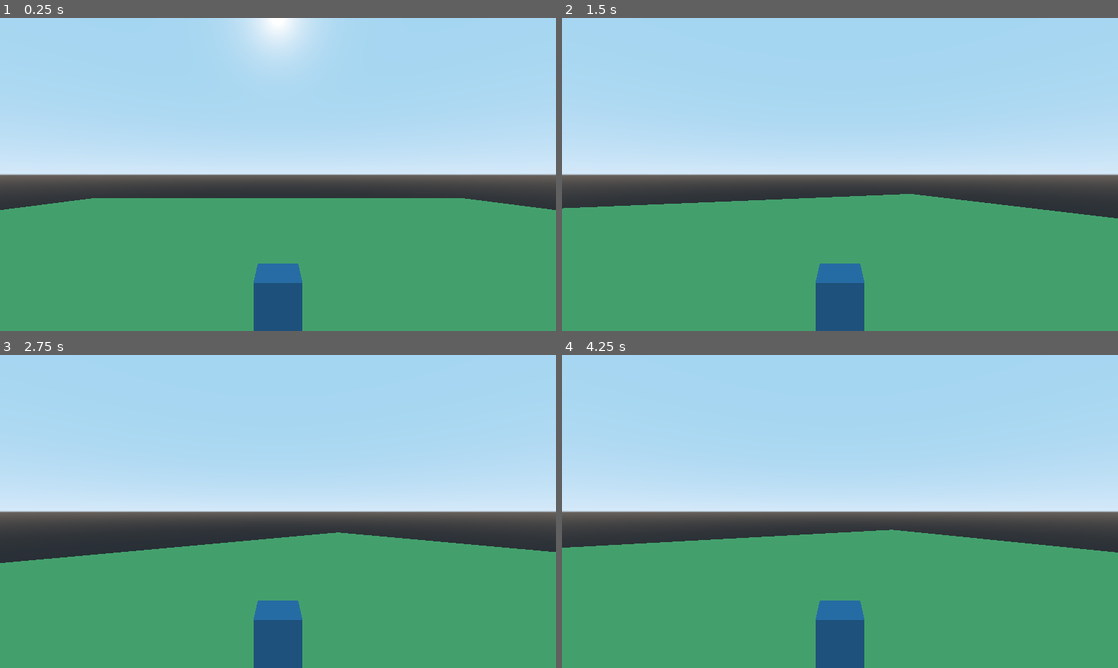
Above: before the commit, frames 1-4 (two rows, left to right).
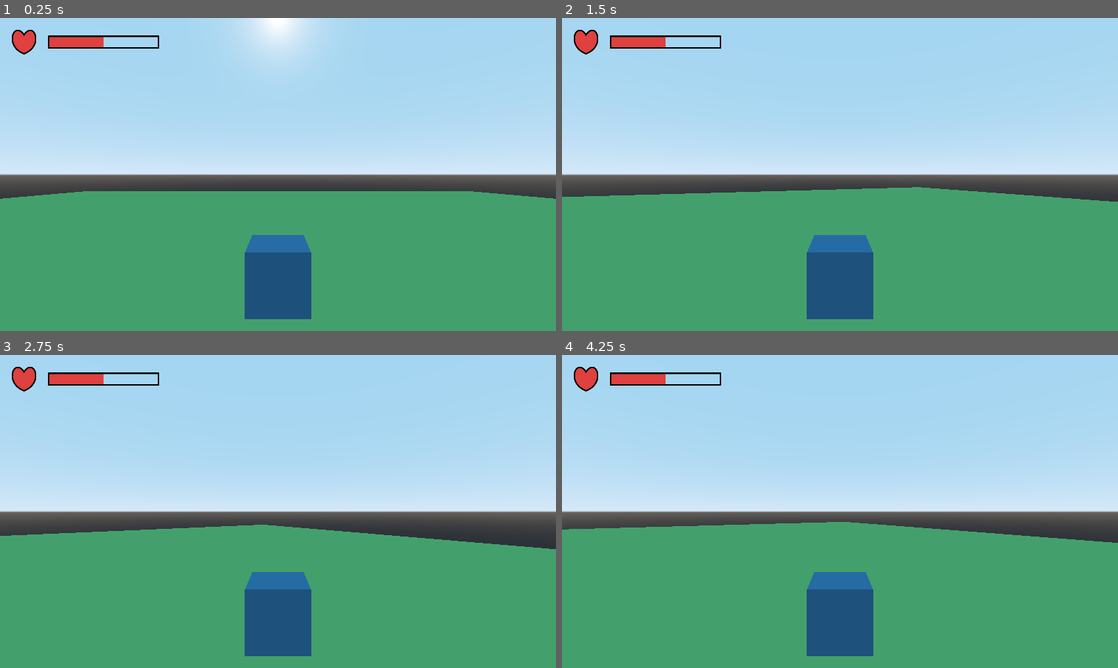
Above: after the commit, the same moments.

Repository: 9StarStudiosIn/Project-Sadabahar
Game: Godot game, scene res://Scenes/World.tscn
Two runs of this game, one before a commit and one after it. Both use one fixed random seed, a clock stepped at 60 frames per second and the inputs below.
Inputs:
- Up to frame 1 (0.25 s): no input
- Up to frame 2 (1.5 s): tap Enter at 0.5 s; hold D (walk_right) 0.53-1.28 s; hold Shift (rotate_player) 0.53-1.28 s; hold S (walk_backward) from 1.28 s (still down); tap Shift (rotate_player) at 1.35 s
- Up to frame 3 (2.75 s): release S (walk_backward) at 2.03 s; hold D (walk_right) from 2.03 s (still down); hold Shift (rotate_player) from 2.03 s (still down)
- Up to frame 4 (4.25 s): release D (walk_right) at 2.78 s; release Shift (rotate_player) at 2.78 s; hold W (walk_forward) 2.78-3.53 s; tap Shift (rotate_player) at 2.85 s; hold A (walk_left) from 3.53 s (still down); hold Shift (rotate_player) from 3.53 s (still down)

The runs differ from the first frame. In frame 1, 5.8% of the frame differs, in the area x 0-100%, y 3-100%; in frame 2, 6.5%; in frame 3, 7.1%; in frame 4, 6.7%.

Commit message:
After episode 3

Diff:
--- /dev/null
+++ b/Sadabahar Final/Scenes/HUD.tscn
@@ -0,0 +1,55 @@
+[gd_scene load_steps=6 format=2]
+
+[ext_resource path="res://Assets/Font/Comfortaa-Regular.ttf" type="DynamicFontData" id=1]
+[ext_resource path="res://Assets/2D/heart_ic.png" type="Texture" id=2]
+[ext_resource path="res://Assets/2D/healthbar_bg.png" type="Texture" id=3]
+[ext_resource path="res://Assets/2D/healthbar_progress.png" type="Texture" id=4]
+
+[sub_resource type="DynamicFont" id=1]
+size = 24
+font_data = ExtResource( 1 )
+
+[node name="HUD" type="CanvasLayer"]
+
+[node name="HealthIcon" type="TextureRect" parent="."]
+margin_left = 40.0
+margin_top = 40.0
+margin_right = 126.0
+margin_bottom = 126.0
+texture = ExtResource( 2 )
+__meta__ = {
+"_edit_use_anchors_": false
+}
+
+[node name="HealthBar" type="TextureProgress" parent="."]
+margin_left = 164.605
+margin_top = 61.2168
+margin_right = 549.605
+margin_bottom = 106.217
+value = 50.0
+texture_over = ExtResource( 3 )
+texture_progress = ExtResource( 4 )
+__meta__ = {
+"_edit_use_anchors_": false
+}
+
+[node name="ActiveItem" type="TextureRect" parent="."]
+margin_left = 1765.0
+margin_top = 40.0
+margin_right = 1880.0
+margin_bottom = 162.0
+__meta__ = {
+"_edit_use_anchors_": false
+}
+
+[node name="ItemQuantity" type="Label" parent="ActiveItem"]
+anchor_left = 1.0
+anchor_top = 1.0
+anchor_right = 1.0
+anchor_bottom = 1.0
+margin_left = -40.0
+margin_top = -28.0
+custom_fonts/font = SubResource( 1 )
+__meta__ = {
+"_edit_use_anchors_": false
+}
--- a/Sadabahar Final/Scenes/Player.tscn
+++ b/Sadabahar Final/Scenes/Player.tscn
@@ -19,6 +19,3 @@
 
 [node name="CollisionShape" type="CollisionShape" parent="."]
 shape = SubResource( 3 )
-
-[node name="Camera" type="Camera" parent="."]
-transform = Transform( 1, 0, 0, 0, 1, 0, 0, 0, 1, 0, 5.40309, 10.0644 )
--- a/Sadabahar Final/Scenes/World.tscn
+++ b/Sadabahar Final/Scenes/World.tscn
@@ -1,6 +1,7 @@
-[gd_scene load_steps=5 format=2]
+[gd_scene load_steps=6 format=2]
 
 [ext_resource path="res://Scenes/Player.tscn" type="PackedScene" id=1]
+[ext_resource path="res://Scenes/HUD.tscn" type="PackedScene" id=2]
 
 [sub_resource type="CubeMesh" id=1]
 
@@ -23,3 +24,8 @@
 shape = SubResource( 3 )
 
 [node name="Player" parent="." instance=ExtResource( 1 )]
+
+[node name="Camera" type="Camera" parent="Player"]
+transform = Transform( 1, 0, 0, 0, 1, 0, 0, 0, 1, 0, 3.35598, 7.73595 )
+
+[node name="HUD" parent="." instance=ExtResource( 2 )]
--- a/Sadabahar Final/Scripts/Player.gd
+++ b/Sadabahar Final/Scripts/Player.gd
@@ -3,7 +3,7 @@
 var direction: Vector3
 var velocity: Vector3
 export var speed:int = 20
-var i = 0
+var gravity = -1
 
 func _physics_process(delta):
 	process_input(delta)
@@ -14,21 +14,25 @@
 	direction.z = 0
 
 	if Input.is_action_pressed("walk_forward"):
-		direction.z -= 1
+		direction -= transform.basis.z
 
 	if Input.is_action_pressed("walk_backward"):
-		direction.z += 1
+		direction += transform.basis.z
 
 	if Input.is_action_pressed("walk_left") and Input.is_action_pressed("rotate_player"):
 		rotation_degrees.y += 2.5
 	elif Input.is_action_pressed("walk_left"):
-		direction.x -= 1
+		direction -= transform.basis.x
 
 	if Input.is_action_pressed("walk_right") and Input.is_action_pressed("rotate_player"):
 		rotation_degrees.y -= 2.5
 	elif Input.is_action_pressed("walk_right"):
-		direction.x += 1
+		direction += transform.basis.x
 
 func process_movement(delta):
-	velocity = direction * speed
+	direction = direction.normalized()
+	if is_on_floor():
+		velocity = direction * speed
+	else:
+		velocity.y += gravity
 	move_and_slide(velocity, Vector3(0,1,0), 4)
